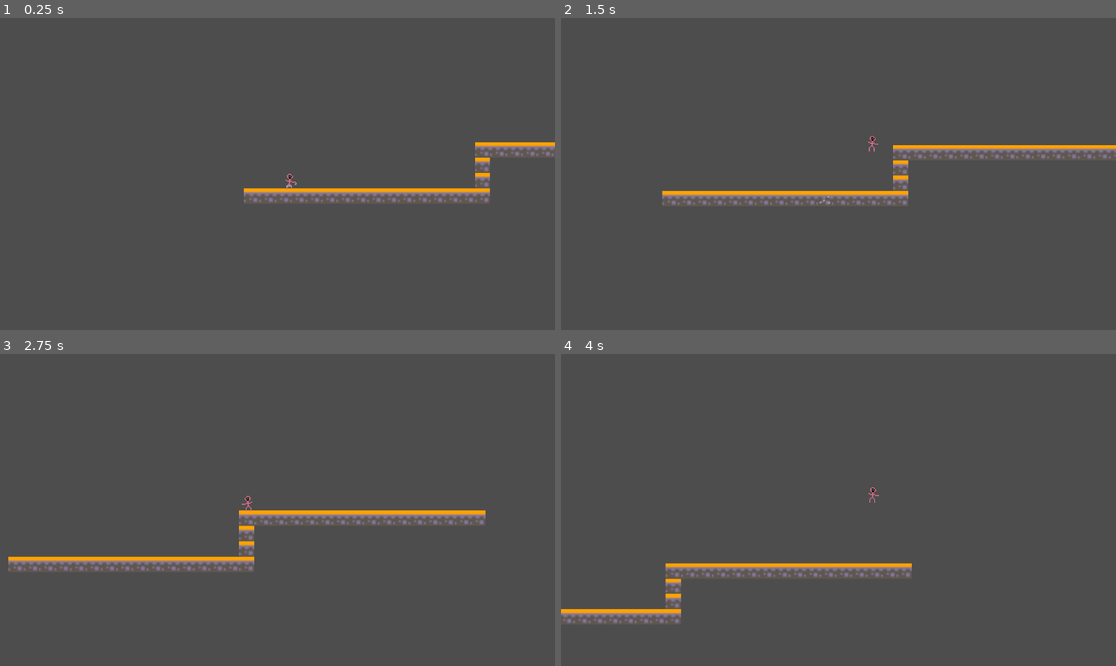
Above: before the commit, frames 1-4 (two rows, left to right).
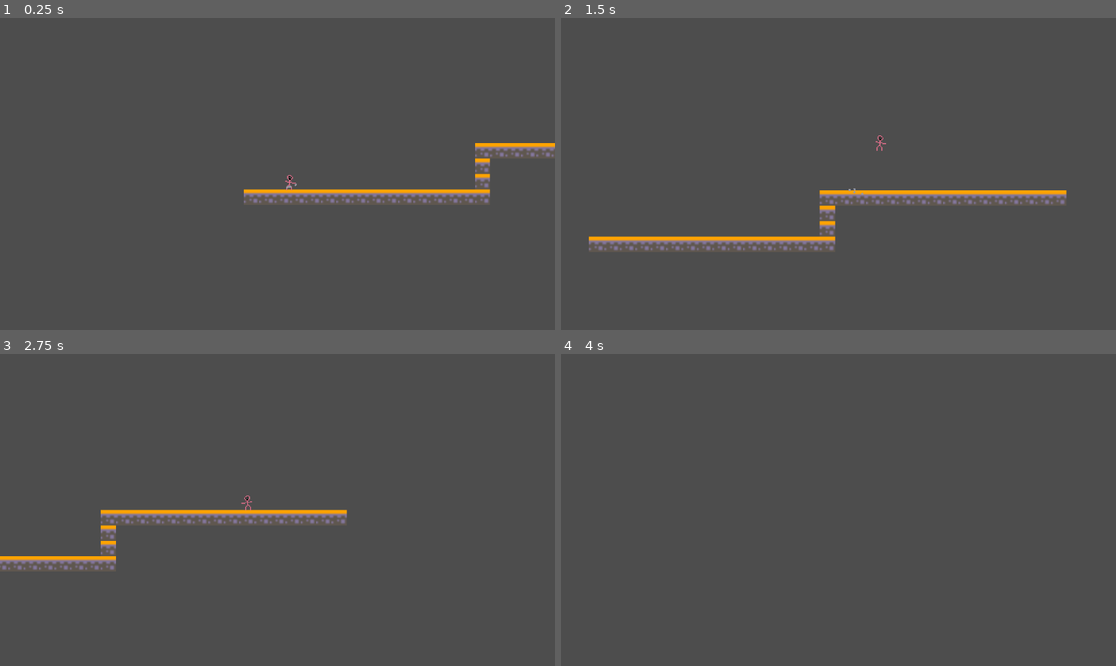
Above: after the commit, the same moments.

Repository: Miles-Miles2/2024Brackeys
Game: Godot game, scene res://test.tscn
Two runs of this game, one before a commit and one after it. Both use one fixed random seed, a clock stepped at 60 frames per second and the inputs below.
Inputs:
- Up to frame 1 (0.25 s): no input
- Up to frame 2 (1.5 s): hold W (jump) 0.53-1.28 s; hold D (move_right) from 0.53 s (still down); tap Shift (dash, bound only after the commit) at 0.6 s; tap W (jump) at 1.35 s
- Up to frame 3 (2.75 s): tap W (jump) at 1.52, 1.82 s; tap Shift (dash, bound only after the commit) at 1.55, 2.1 s; release D (move_right) at 2.03 s; hold A (move_left) from 2.03 s (still down); hold W (jump) from 2.03 s (still down)
- Up to frame 4 (4 s): release A (move_left) at 2.78 s; release W (jump) at 2.78 s; hold D (move_right) from 2.78 s (still down); tap Shift (dash, bound only after the commit) at 2.85 s; tap W (jump) at 3.02, 3.32 s; hold W (jump) from 3.53 s (still down)

The runs differ from the first frame. In frame 1, 1.1% of the frame differs, in the area x 43-100%, y 39-60%; in frame 2, 5.3%, in the area x 5-100%, y 37-75%; in frame 3, 3.5%; in frame 4, 2.3%.

Commit message:
added dash

Diff:
--- a/Assets/player.tscn
+++ b/Assets/player.tscn
@@ -78,6 +78,7 @@
 z_index = 1
 collision_layer = 2
 script = ExtResource("1_4gsat")
+DASH_VELOCITY = 250.0
 
 [node name="AnimatedSprite2D" type="AnimatedSprite2D" parent="."]
 texture_filter = 1
--- a/Scipts/player.gd
+++ b/Scipts/player.gd
@@ -1,13 +1,17 @@
 extends CharacterBody2D
 
 
-const SPEED = 90.0
+@export var SPEED = 90.0
 const JUMP_VELOCITY = -200.0
+@export var DASH_VELOCITY: float
 @onready var animated_sprite = $AnimatedSprite2D
 @onready var timer = $Timer
 @onready var jumpSFX = $jumpSFX
 
 var addVelocityDebounce: int = 0
+
+var dashTime = 0
+var canDash = false
 
 @export var platformSpeedMultiplyer = 1
 @export var enemySpeedMultiplyer = 1
@@ -27,12 +31,18 @@
 	# Add the gravity.
 	addVelocityDebounce = max(0, addVelocityDebounce - 1)
 
+	var inputVector = Input.get_vector("move_left", "move_right", "jump", "down")
+
+	if dashTime > 0:
+		dashTime -= delta
+
 	if is_on_floor() and previouslyInAir:
 		$CPUParticles2D.emitting = true
 		previouslyInAir = false
 
-	if not is_on_floor():
-		if velocity.y > 0:
+	if not is_on_floor() and dashTime <= 0:
+		#make falling after dashing slower
+		if velocity.y > 0 and not canDash == false:
 			velocity.y += gravity * delta * 1.2
 		else:
 			velocity.y += gravity * delta
@@ -43,7 +53,7 @@
 		jumpSFX.play()
 		velocity.y += JUMP_VELOCITY
 
-	if (Input.is_action_pressed("jump") and not is_on_floor()):
+	if (Input.is_action_pressed("jump") and not is_on_floor() and dashTime <= 0):
 		velocity.y -= gravity*0.4*delta
 
 	# Get the input direction and handle the movement/deceleration.
@@ -57,6 +67,7 @@
 
 
 	if is_on_floor():
+		canDash = true
 		if direction == 0:
 			pass
 			animated_sprite.play("idle")
@@ -68,11 +79,11 @@
 
 
 
-	if direction:
+	if direction and dashTime <= 0:
 		if is_on_floor():
 			velocity.x = direction * SPEED
 		else:
-			if abs(velocity.x + ((direction * SPEED)*0.01)) < SPEED:
+			if abs(velocity.x + (direction * SPEED*0.1)) < SPEED:
 				velocity.x += direction * SPEED * 0.1 #min((direction * SPEED)*0.01, direction*SPEED - velocity.x)
 			elif abs(velocity.x	 + (direction * SPEED)*0.01) < abs(velocity.x):
 				velocity.x += (direction * SPEED)*0.01
@@ -83,6 +94,14 @@
 		else:
 			velocity.x *= 0.95
 
+	#   DASH
+	if Input.is_action_just_pressed("dash") and canDash:
+		dashTime = 0.05
+		velocity.y = 0
+		velocity.x = 0
+		velocity += inputVector * DASH_VELOCITY
+		canDash = false
+
 	move_and_slide()
 
 	if Input.is_action_just_pressed("reset"):
--- a/project.godot
+++ b/project.godot
@@ -24,16 +24,19 @@
 move_left={
 "deadzone": 0.5,
 "events": [Object(InputEventKey,"resource_local_to_scene":false,"resource_name":"","device":-1,"window_id":0,"alt_pressed":false,"shift_pressed":false,"ctrl_pressed":false,"meta_pressed":false,"pressed":false,"keycode":0,"physical_keycode":65,"key_label":0,"unicode":97,"echo":false,"script":null)
+, Object(InputEventKey,"resource_local_to_scene":false,"resource_name":"","device":-1,"window_id":0,"alt_pressed":false,"shift_pressed":false,"ctrl_pressed":false,"meta_pressed":false,"pressed":false,"keycode":0,"physical_keycode":4194319,"key_label":0,"unicode":0,"echo":false,"script":null)
 ]
 }
 move_right={
 "deadzone": 0.5,
 "events": [Object(InputEventKey,"resource_local_to_scene":false,"resource_name":"","device":-1,"window_id":0,"alt_pressed":false,"shift_pressed":false,"ctrl_pressed":false,"meta_pressed":false,"pressed":false,"keycode":0,"physical_keycode":68,"key_label":0,"unicode":100,"echo":false,"script":null)
+, Object(InputEventKey,"resource_local_to_scene":false,"resource_name":"","device":-1,"window_id":0,"alt_pressed":false,"shift_pressed":false,"ctrl_pressed":false,"meta_pressed":false,"pressed":false,"keycode":0,"physical_keycode":4194321,"key_label":0,"unicode":0,"echo":false,"script":null)
 ]
 }
 jump={
 "deadzone": 0.5,
 "events": [Object(InputEventKey,"resource_local_to_scene":false,"resource_name":"","device":-1,"window_id":0,"alt_pressed":false,"shift_pressed":false,"ctrl_pressed":false,"meta_pressed":false,"pressed":false,"keycode":0,"physical_keycode":87,"key_label":0,"unicode":119,"echo":false,"script":null)
+, Object(InputEventKey,"resource_local_to_scene":false,"resource_name":"","device":-1,"window_id":0,"alt_pressed":false,"shift_pressed":false,"ctrl_pressed":false,"meta_pressed":false,"pressed":false,"keycode":0,"physical_keycode":4194320,"key_label":0,"unicode":0,"echo":false,"script":null)
 ]
 }
 reset={
@@ -41,6 +44,17 @@
 "events": [Object(InputEventKey,"resource_local_to_scene":false,"resource_name":"","device":-1,"window_id":0,"alt_pressed":false,"shift_pressed":false,"ctrl_pressed":false,"meta_pressed":false,"pressed":false,"keycode":0,"physical_keycode":82,"key_label":0,"unicode":114,"echo":false,"script":null)
 ]
 }
+dash={
+"deadzone": 0.5,
+"events": [Object(InputEventKey,"resource_local_to_scene":false,"resource_name":"","device":-1,"window_id":0,"alt_pressed":false,"shift_pressed":false,"ctrl_pressed":false,"meta_pressed":false,"pressed":false,"keycode":0,"physical_keycode":4194325,"key_label":0,"unicode":0,"echo":false,"script":null)
+]
+}
+down={
+"deadzone": 0.5,
+"events": [Object(InputEventKey,"resource_local_to_scene":false,"resource_name":"","device":-1,"window_id":0,"alt_pressed":false,"shift_pressed":false,"ctrl_pressed":false,"meta_pressed":false,"pressed":false,"keycode":0,"physical_keycode":83,"key_label":0,"unicode":115,"echo":false,"script":null)
+, Object(InputEventKey,"resource_local_to_scene":false,"resource_name":"","device":-1,"window_id":0,"alt_pressed":false,"shift_pressed":false,"ctrl_pressed":false,"meta_pressed":false,"pressed":false,"keycode":0,"physical_keycode":4194322,"key_label":0,"unicode":0,"echo":false,"script":null)
+]
+}
 
 [rendering]
 
